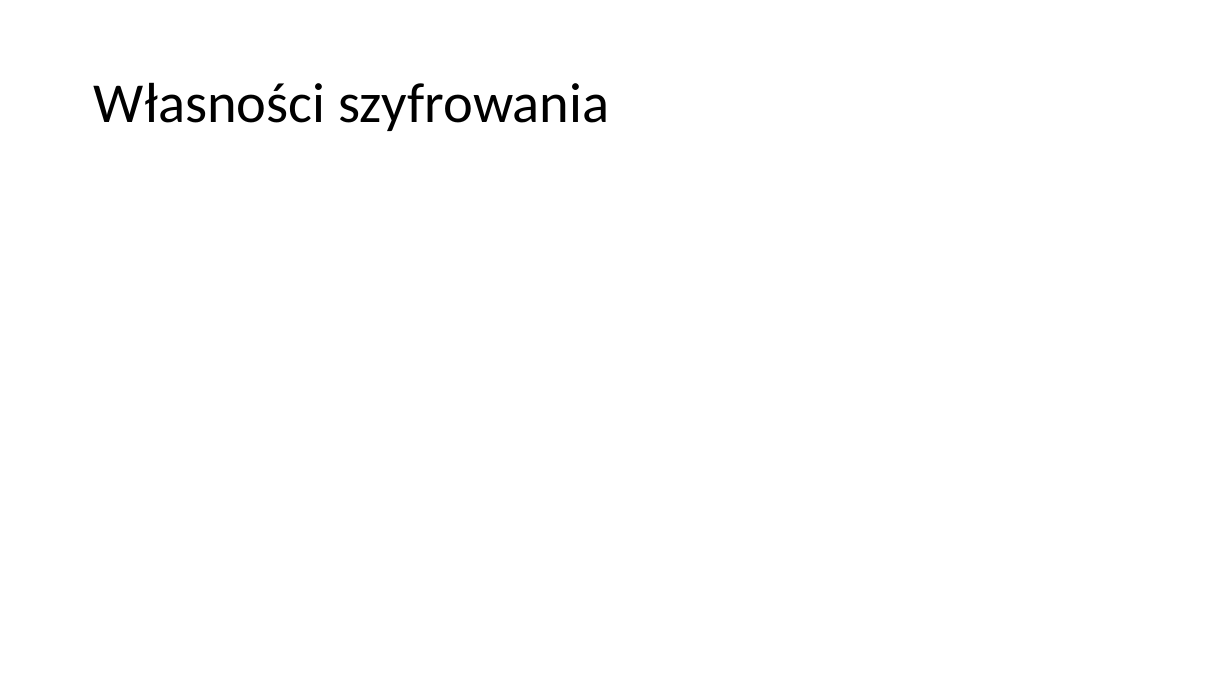
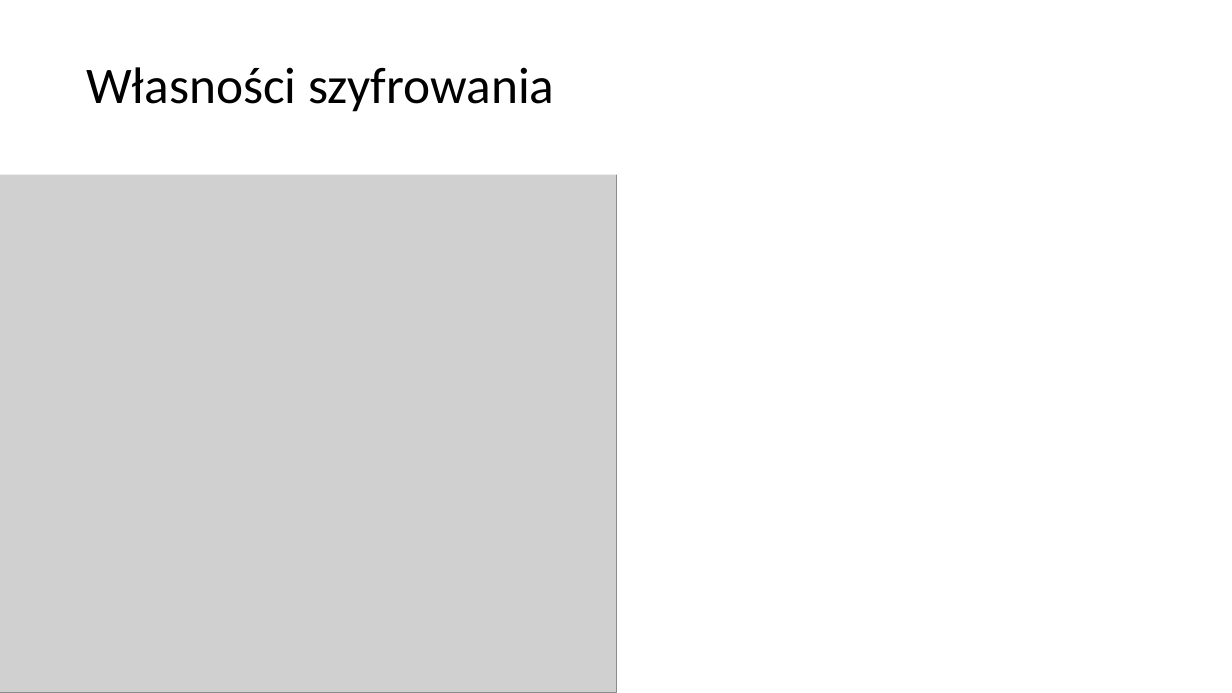
Before and after one commit to blackbat13/cs-lut, a slide deck: slide 7 of Algorytmy/Szyfrowanie asymetryczne.pptx. Drawn at 1232x693 pixels with LibreOffice and Linux fonts; fonts in the diff are those of the drawing; grey boxes stand for pictures. Boxes give left, top, right and bottom in pixels: in the first picture for what was removed or moved away, otherwise in the second. Text is boxed around its words. In the diff, an @@ line names an element or a change of style, - is before the commit and + after.

```diff
--- a/Algorytmy/Szyfrowanie asymetryczne.pptx
+++ b/Algorytmy/Szyfrowanie asymetryczne.pptx
@@ rectangle added at box(0, 0, 1232, 175), fill #FFFFFF @@
@@ title "Własności szyfrowania": place and size @@
-title "Własności szyfrowania" at box(94, 82, 609, 131)
+title "Własności szyfrowania" at box(86, 67, 554, 112)
@@ title "Własności szyfrowania" at box(86, 67, 554, 112): size 44 to 40 pt @@
@@ picture added at box(0, 168, 617, 693) @@
```
Also in this commit, not shown: 9 other slides changed, 1 other file.
